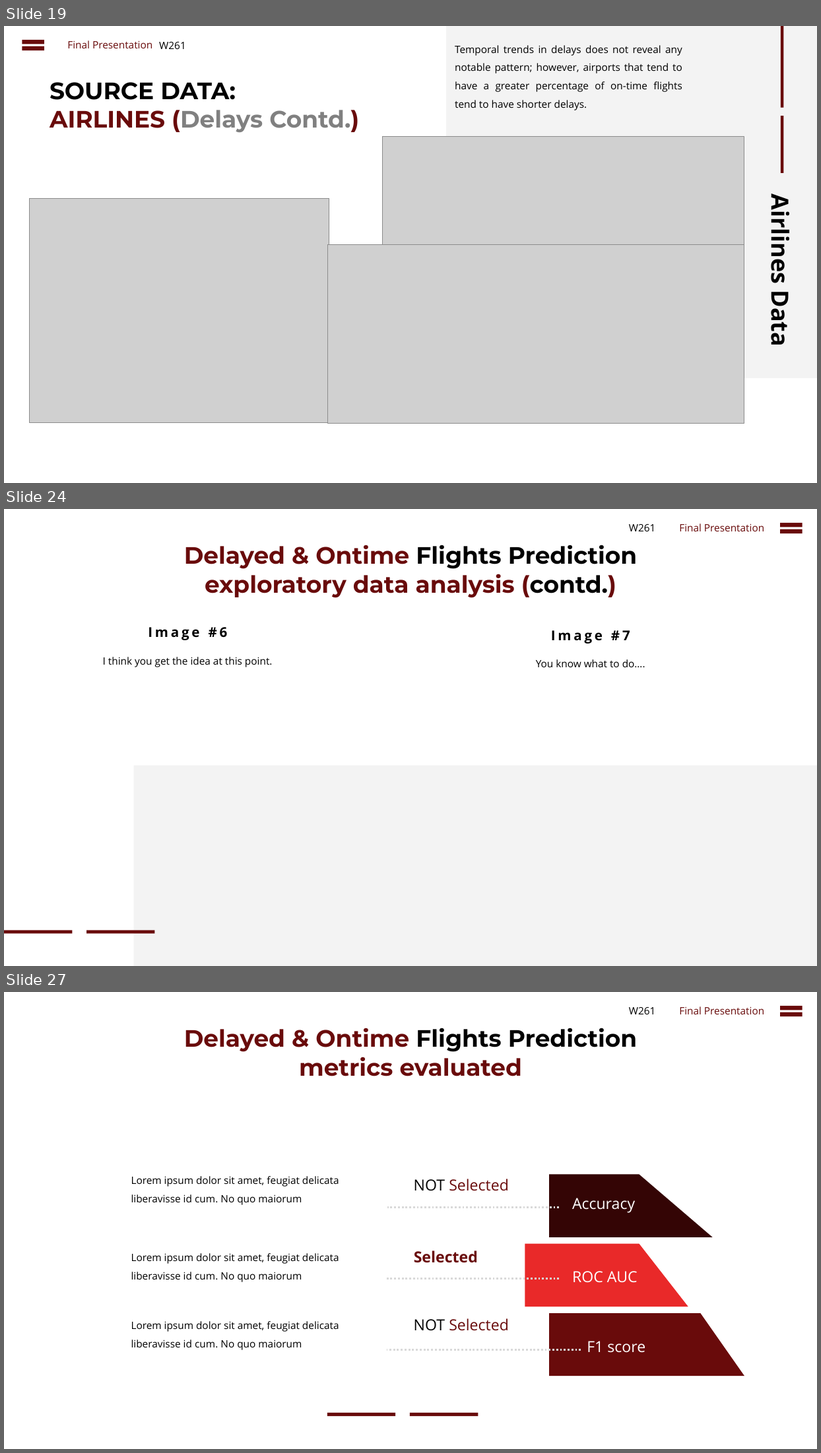
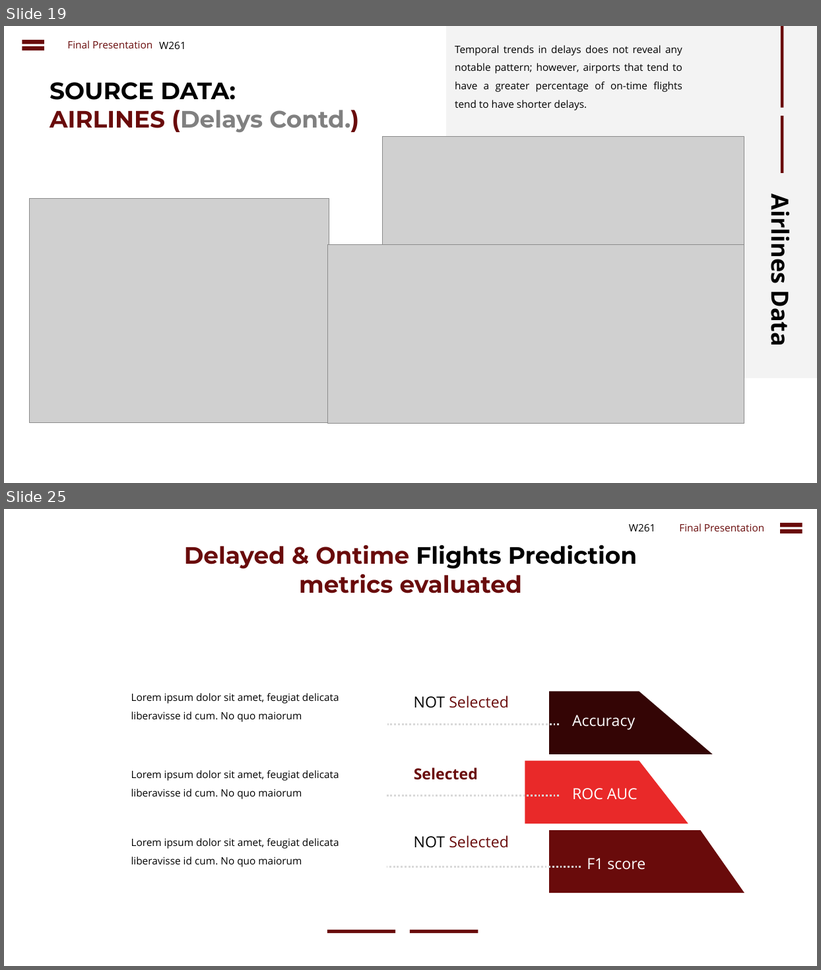
Before and after one commit to cbenge509/flightsontime, a slide deck: presentation/Delayed Flights Prediction - Final.pptx. Shown one above the other, each under a label of ours: slides 19, 24 and 27 before the commit, slides 19 and 25 after it; the slides between them are not shown. The pictures are 821x1453 and 821x970 pixels, drawn with LibreOffice and Linux fonts; fonts in the diff are those of the drawing; grey boxes stand for pictures. Boxes give left, top, right and bottom in pixels: in the first picture for what was removed or moved away, otherwise in the second. Text is boxed around its words. In the diff, an @@ line names an element or a change of style, - is before the commit and + after.

```diff
--- a/presentation/Delayed Flights Prediction - Final.pptx
+++ b/presentation/Delayed Flights Prediction - Final.pptx
@@ slide 24 removed at [4, 509, 817, 966], background #FFFFFF @@
@@ text removed at [629, 524, 656, 531] @@
-W261
@@ text removed at [679, 524, 764, 531] @@
-Final Presentation
@@ math equal removed at [776, 519, 806, 537] @@
@@ text removed at [184, 545, 638, 598] @@
-Delayed & Ontime Flights Prediction
-exploratory data analysis (contd.)
@@ text removed at [148, 627, 228, 640] @@
-Image #6
@@ text removed at [551, 630, 630, 644] @@
-Image #7
@@ text removed at [103, 657, 273, 667] @@
-I think you get the idea at this point.
@@ text removed at [536, 659, 646, 667] @@
-You know what to do….
@@ rectangle removed at [134, 766, 817, 966] @@
@@ rectangle removed at [4, 931, 73, 934] @@
@@ rectangle removed at [87, 931, 155, 934] @@
@@ what was slide 27 is now slide 25 @@
```
Also in this commit, not shown: 1 slide changed, 5 slides added, 6 other slides removed.
